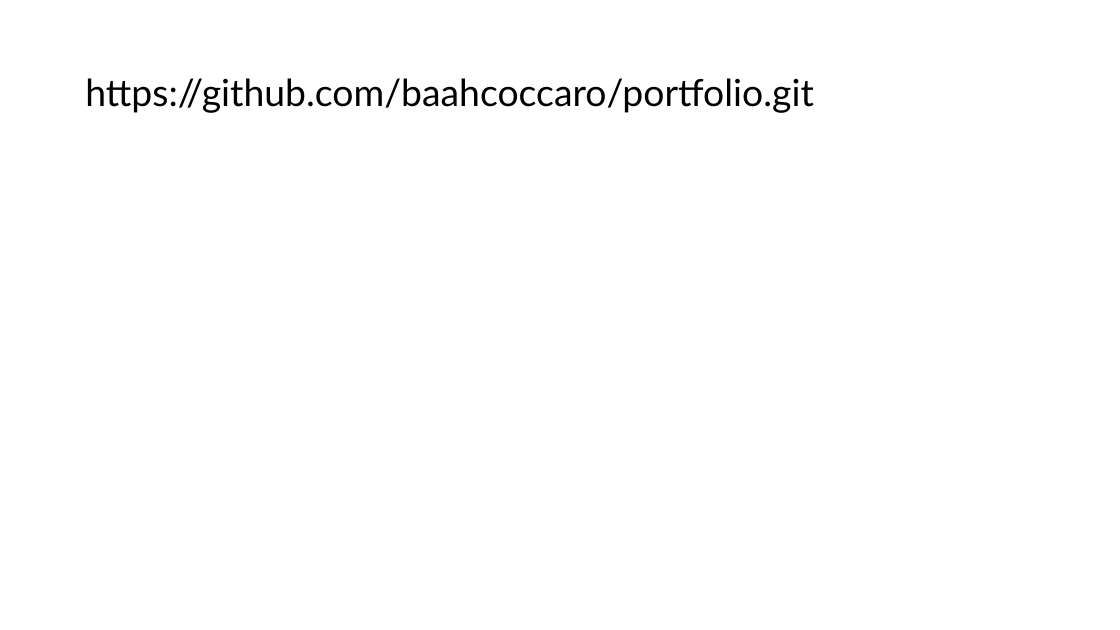
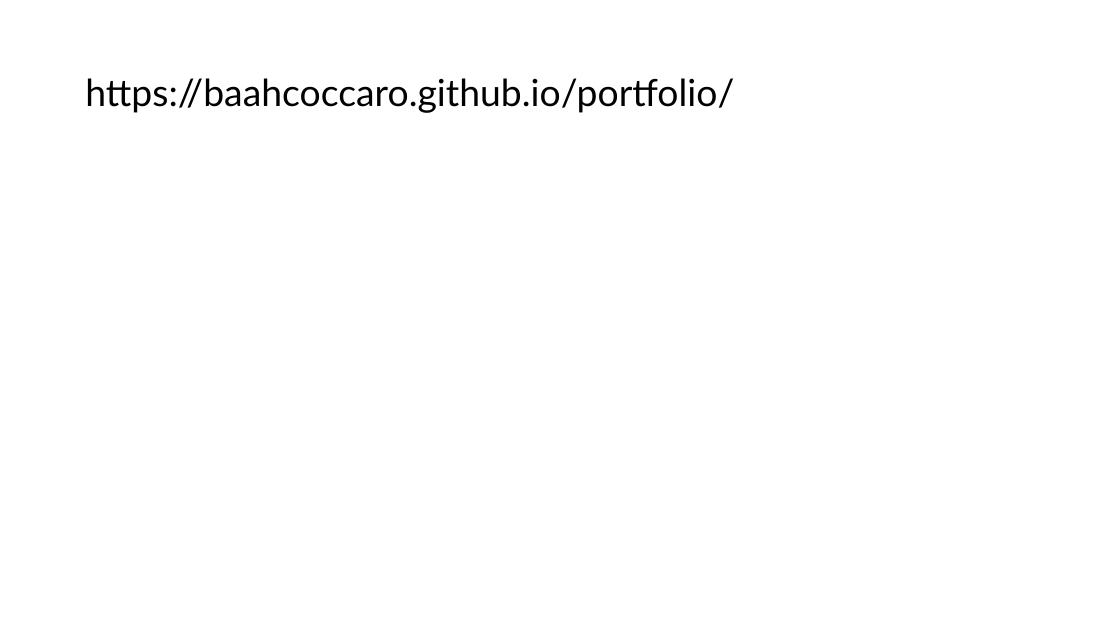
Before and after one commit to baahcoccaro/portfolio, a slide deck: slide 9 of Protótipo Portfólio.pptx. Drawn at 1120x630 pixels with LibreOffice and Linux fonts; fonts in the diff are those of the drawing. Boxes give left, top, right and bottom in pixels: in the first picture for what was removed or moved away, otherwise in the second. Text is boxed around its words. In the diff, an @@ line names an element or a change of style, - is before the commit and + after.

```diff
--- a/Protótipo Portfólio.pptx
+++ b/Protótipo Portfólio.pptx
@@ title at [85,78,734,113]: text changed @@
-https://github.com/baahcoccaro/portfolio.git
+https://baahcoccaro.github.io/portfolio/
```
